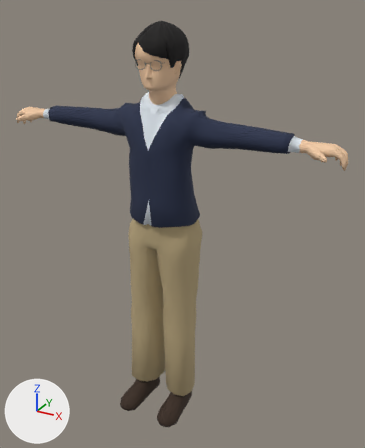
Renders of the glTF model web/public/assets/models/people/p06.glb from each side of a commit.
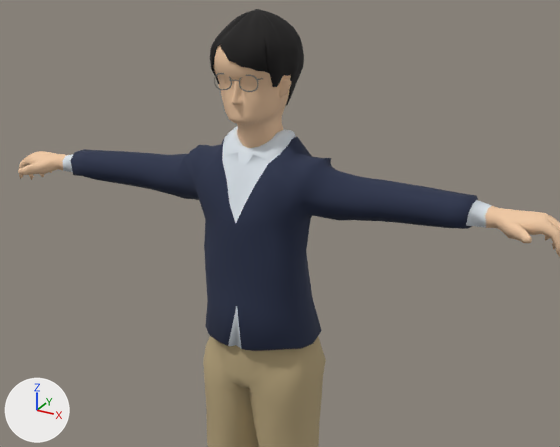
Each version appears first whole from a camera (50 mm lens) standing at (1.036, -1.767, 1.791) and looking at (0.075, -0.019, 0.917), and next in a close-up on the part from 1% to 94% of the width and 3% to 64% of the height. Lighting does not change. The marker at lower left points along +X, +Y and +Z. The first two pictures are the older version. Vertices at exactly the same position are counted once.

Script lines for the objects in view, before the commit:
```python
me_p06_mesh = bpy.data.meshes.new('p06-mesh')
me_p06_mesh.from_pydata(...)  # 4202 vertices, 8134 faces; spans x -0.74..0.74, y -0.27..0.08, z 0.0..1.73
# faces by material slot: [3960, 16, 872, 202, 528, 1752, 70, 734]
me_p06_mesh.materials.append(mat_skin)  # beige #f0c9a4
me_p06_mesh.materials.append(mat_tie)  # white #dfe7ee
me_p06_mesh.materials.append(mat_suit)  # dark blue #27304a
me_p06_mesh.materials.append(mat_white)  # white #dfe7ee
me_p06_mesh.materials.append(mat_black)  # brown #3a2a1f
me_p06_mesh.materials.append(mat_hair)  # black #141110
me_p06_mesh.materials.append(mat_glasses)  # grey #77736c
me_p06_mesh.materials.append(mat_lightblue)  # beige #b9a67e
ob_p06_mesh = bpy.data.objects.new('p06-mesh', me_p06_mesh)
ob_p06_mesh.location = (0.0, 0.0, 0.0)
```
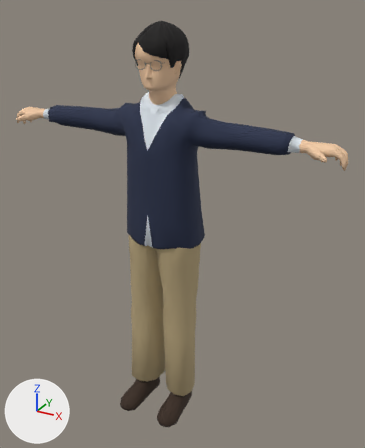
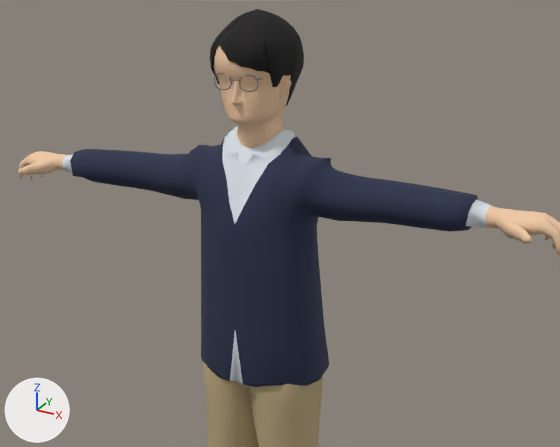
Where the change shows, as pixel boxes [x1, y1, x2, y2] in the close-ups (560 x 447 px; the box of a moved part takes in the faces that stretch with it):
part 1 of me_p06_mesh, moved or reshaped: before [201, 204, 322, 351]; after [201, 204, 329, 387]
part 2 of me_p06_mesh, moved or reshaped: before [423, 225, 463, 229]; after [418, 226, 464, 232]
part 3 of me_p06_mesh, moved or reshaped: before [84, 176, 119, 184]; after [83, 177, 118, 186]

Edits to the bpy script that builds the scene:
```text
Change me_p06_mesh:
    used by ob_p06_mesh; location = (0.0, 0.0, 0.0)
    remove me_p06_mesh.from_pydata(...)  # 4202 vertices, 8134 faces; spans x -0.74..0.74, y -0.27..0.08, z 0.0..1.73
    add me_p06_mesh.from_pydata(...)  # 4202 vertices, 8134 faces; spans x -0.74..0.74, y -0.27..0.09, z 0.0..1.73
    me_p06_mesh part 1: 127 of 4202 vertices moved; they spanned x -0.16..0.16, y -0.18..0.07, z 0.95..1.26 and now span x -0.17..0.17, y -0.18..0.09, z 0.85..1.26; mean shift (0.0, 0.0, -0.07); largest move (-0.15, -0.05, 0.95) -> (-0.17, -0.05, 0.85)
    me_p06_mesh part 2
    me_p06_mesh.vertices[2272].co: (0.49, -0.08, 1.3) -> (0.49, -0.08, 1.29)  # pixel (450, 228) -> pixel (449, 231)
    me_p06_mesh part 3
    me_p06_mesh.vertices[2490].co: (-0.49, -0.08, 1.3) -> (-0.49, -0.08, 1.29)  # pixel (93, 179) -> pixel (93, 181)
```
